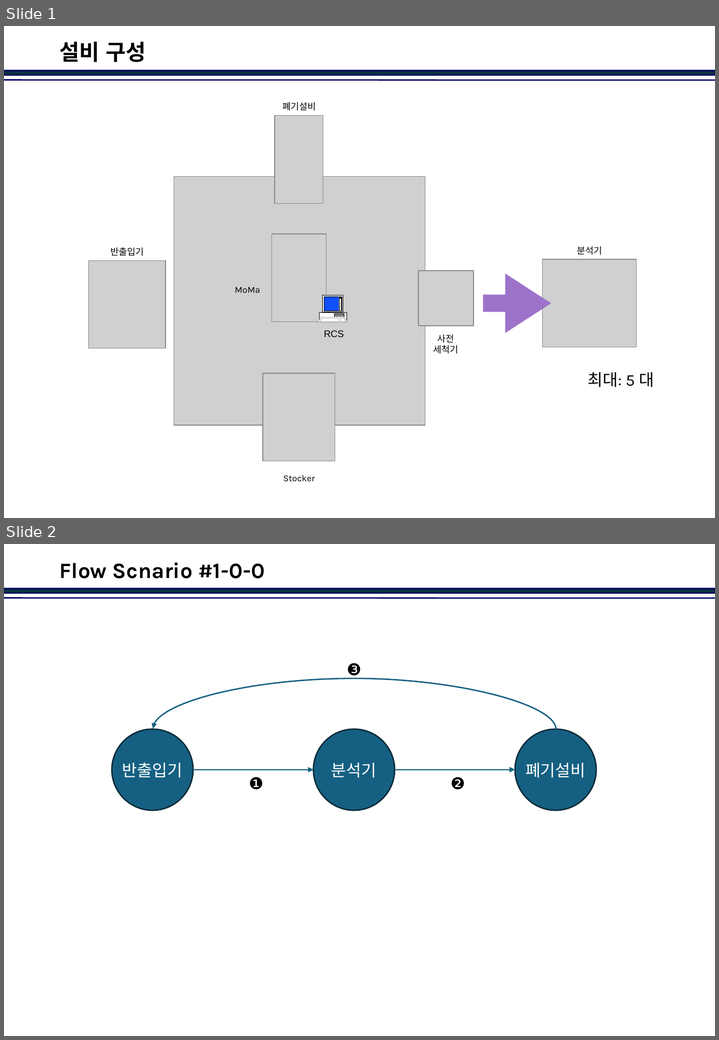
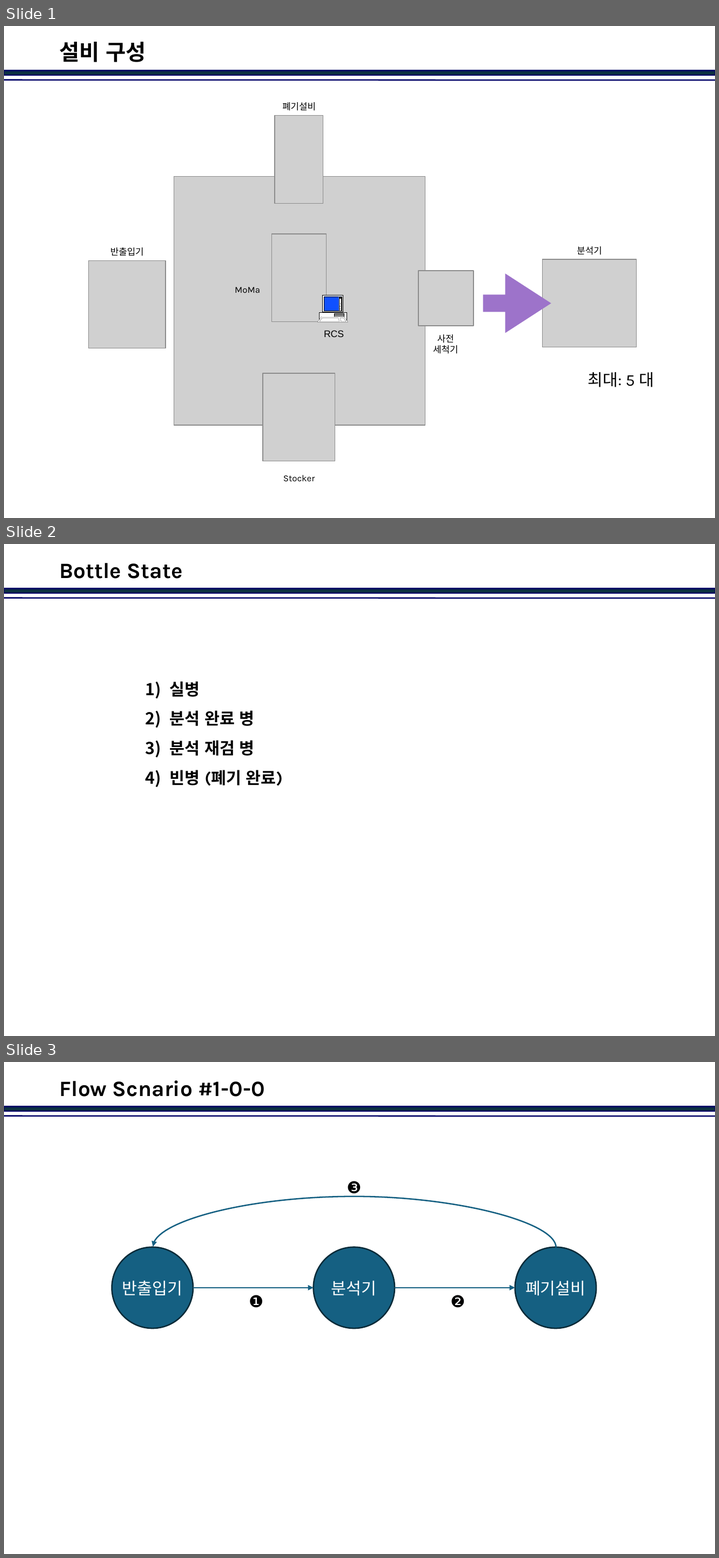
Before and after one commit to jinkabpark/SamickThk_Analysis, a slide deck: 허종원/Travel Scenario.pptx. Shown one above the other, each under a label of ours: slides 1 and 2 before the commit, slides 1, 2 and 3 after it. The pictures are 719x1040 and 719x1558 pixels, drawn with LibreOffice and Linux fonts; fonts in the diff are those of the drawing; grey boxes stand for pictures; background and template pictures are left out. Boxes give left, top, right and bottom in pixels: in the first picture for what was removed or moved away, otherwise in the second. Text is boxed around its words. In the diff, an @@ line names an element or a change of style, - is before the commit and + after.

```diff
--- a/허종원/Travel Scenario.pptx
+++ b/허종원/Travel Scenario.pptx
@@ slide 2 added at [4,544,715,1036], background #FFFFFF; not listed: 2 template elements that a slide beside it also shows @@
@@ title added at [60,563,183,579], 24 pt, text #000000, bold @@
+Bottle State
@@ text added at [170,681,283,786], 18 pt, text #000000, bold @@
+1) 실병
+2) 분석 완료 병
+3) 분석 재검 병
+4) 빈병 (폐기 완료)
@@ what was slide 2 is now slide 3 @@
```
Also in this commit, not shown: 2 slides changed, 2 other slides added.
